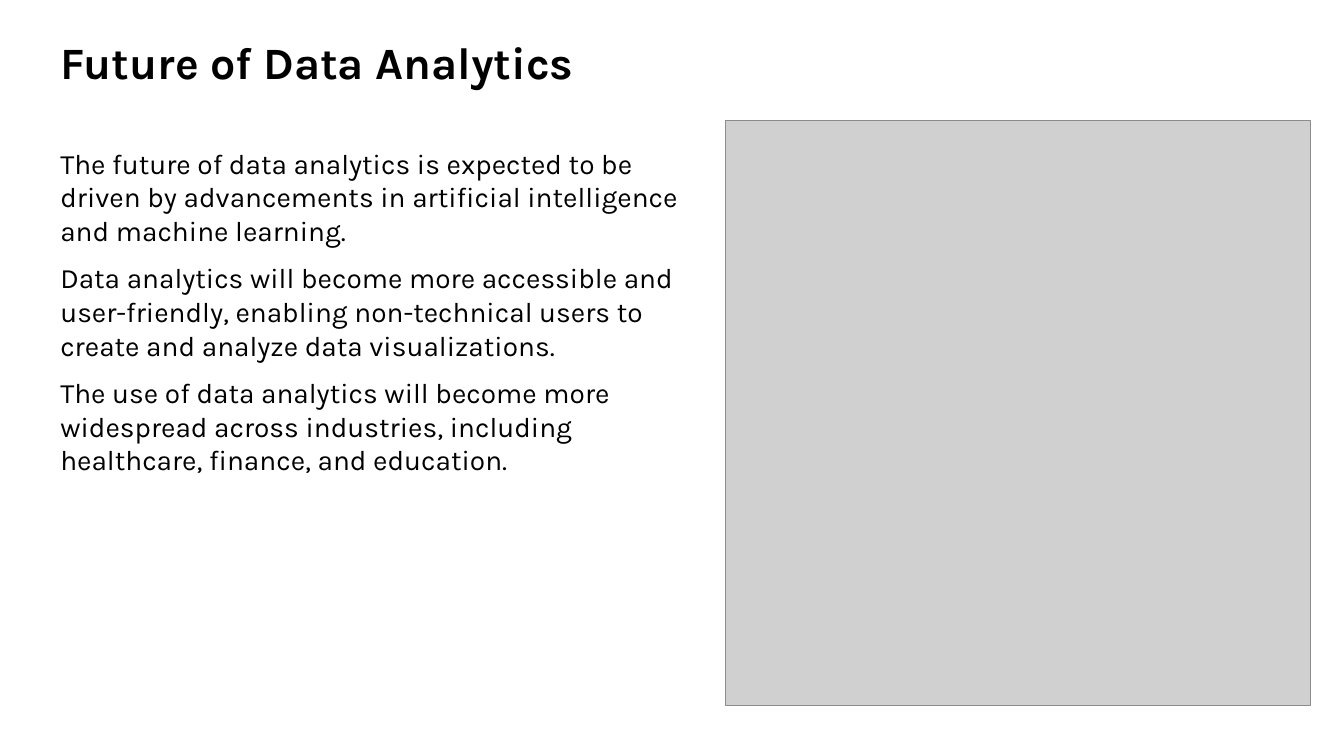
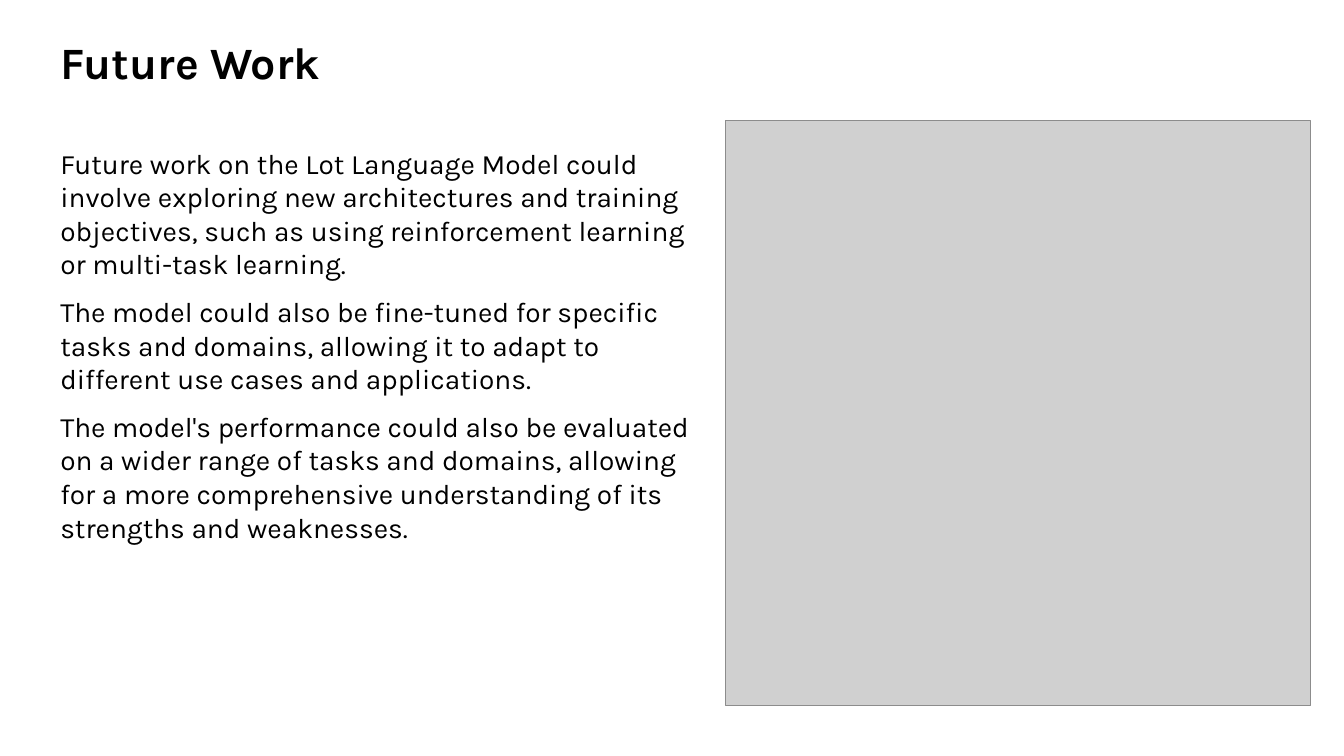
Before and after one commit to Hariprasath-2218/AURA, a slide deck: slide 8 of output.pptx. Drawn at 1344x756 pixels with LibreOffice and Linux fonts; fonts in the diff are those of the drawing; grey boxes stand for pictures; background and template pictures are left out. Boxes give left, top, right and bottom in pixels: in the first picture for what was removed or moved away, otherwise in the second. Text is boxed around its words. In the diff, an @@ line names an element or a change of style, - is before the commit and + after.

```diff
--- a/output.pptx
+++ b/output.pptx
@@ text at box(60, 48, 320, 80): text changed @@
-Future of Data Analytics
+Future Work
@@ text at box(60, 155, 689, 545): text changed @@
-The future of data analytics is expected to be driven by advancements in artificial intelligence and machine learning.
-Data analytics will become more accessible and user-friendly, enabling non-technical users to create and analyze data visualizations.
-The use of data analytics will become more widespread across industries, including healthcare, finance, and education.
+Future work on the Lot Language Model could involve exploring new architectures and training objectives, such as using reinforcement learning or multi-task learning.
+The model could also be fine-tuned for specific tasks and domains, allowing it to adapt to different use cases and applications.
+The model's performance could also be evaluated on a wider range of tasks and domains, allowing for a more comprehensive understanding of its strengths and weaknesses.
```
Also in this commit, not shown: 2 other slides changed, 5 slides added, 5 slides removed, 3 other files.
